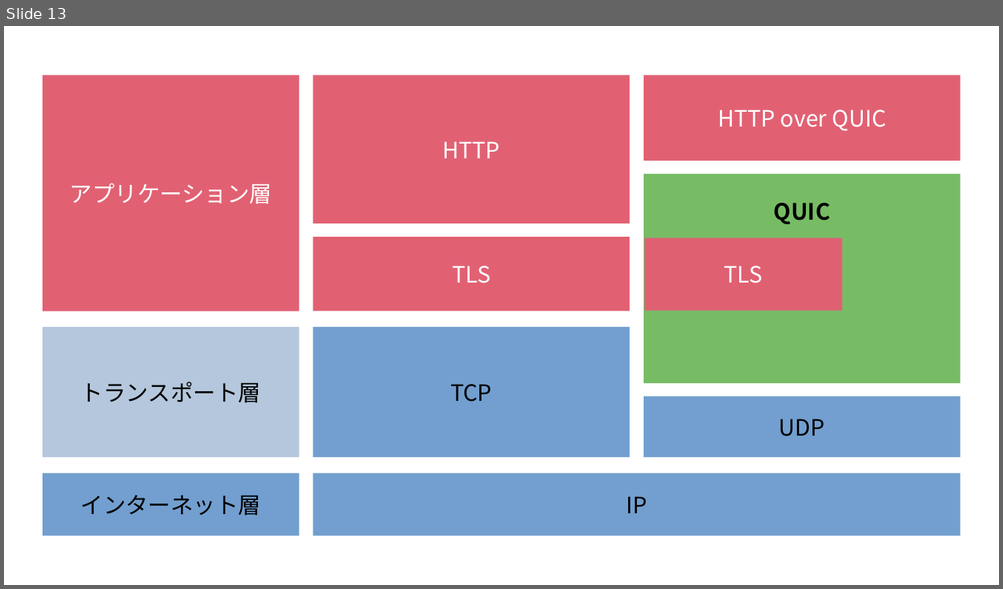
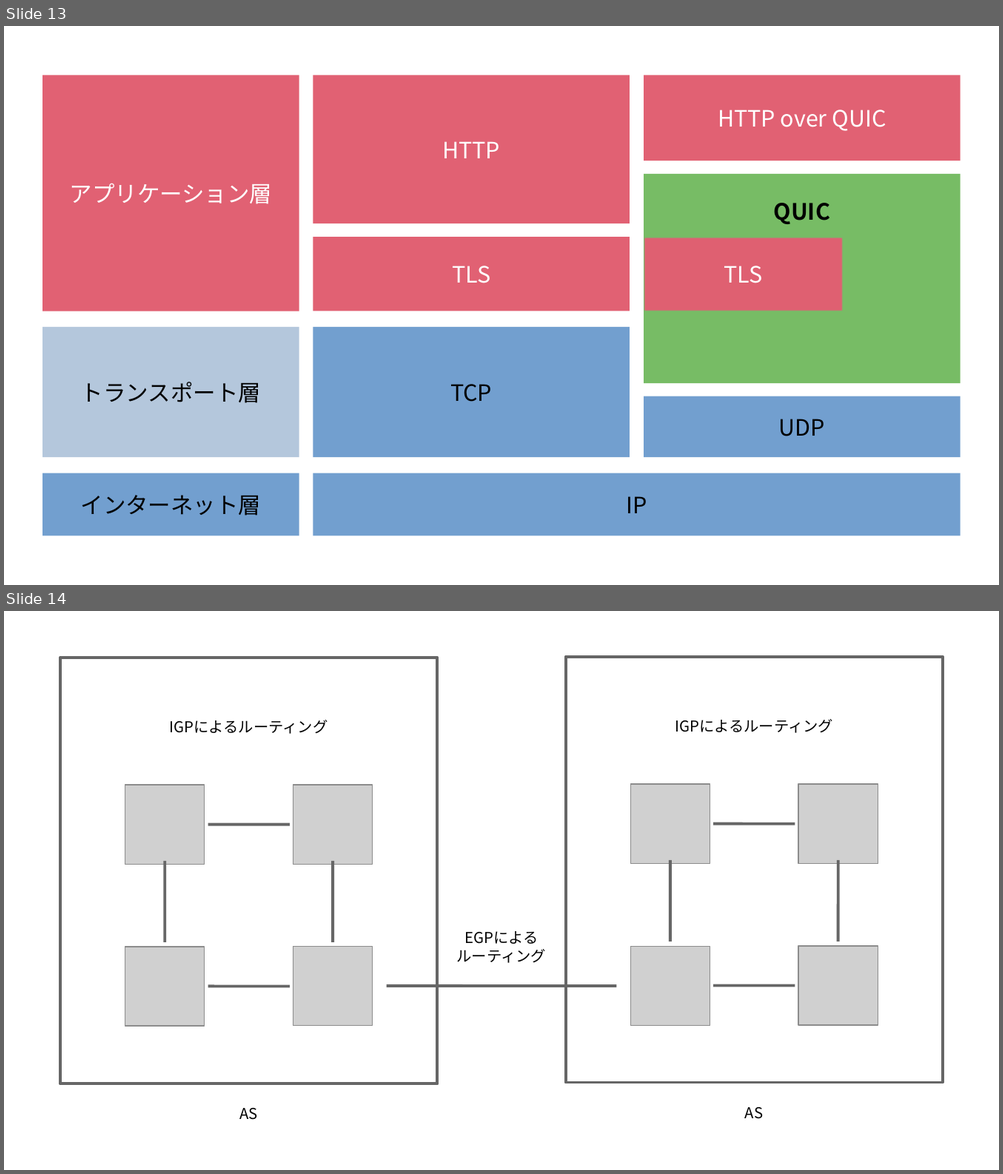
Before and after one commit to ichigo-1125/knowledge, a slide deck: assets/internet.odp. Shown one above the other, each under a label of ours: slide 13 before the commit, slides 13 and 14 after it. The pictures are 1003x589 and 1003x1174 pixels, drawn with LibreOffice and Linux fonts; fonts in the diff are those of the drawing; grey boxes stand for pictures. Boxes give left, top, right and bottom in pixels: in the first picture for what was removed or moved away, otherwise in the second. Text is boxed around its words. In the diff, an @@ line names an element or a change of style, - is before the commit and + after.

```diff
--- a/assets/internet.odp
+++ b/assets/internet.odp
@@ slide 14 added at box(4, 611, 999, 1170), background #FFFFFF @@
@@ group added at box(60, 657, 942, 1120): 9 lines, 8 pictures, 5 texts, 3 rectangles @@
+IGPによるルーティング
+AS
+IGPによるルーティング
+AS
+EGPによる
+ルーティング
```
Also in this commit, not shown: 1 slide changed, 5 other files.
